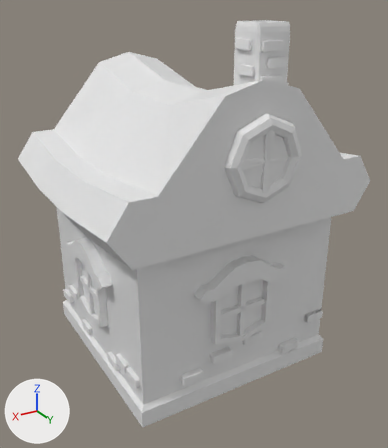
One commit to the Blender file HereWeSettleDown/Assets/Models/Houses/HouseTier2.blend: the scene before it, then after it.
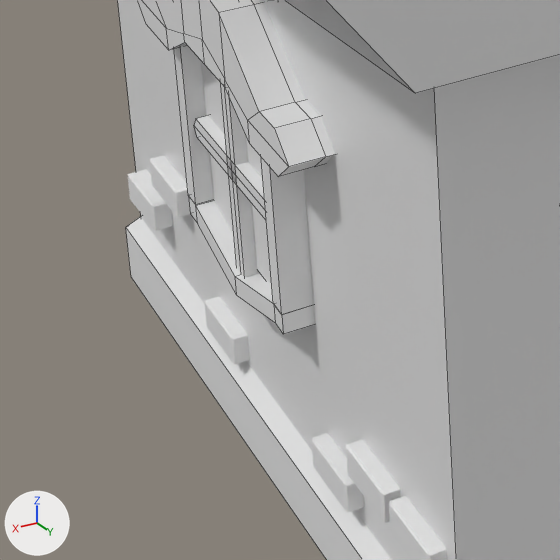
The first picture shows the older version from a camera (50 mm lens) standing at (15.1, 26.2, 20.5) and looking at (-0.1, 0.9, 7.8). The close-ups show both versions on the part from 8% to 43% of the width and 55% to 85% of the height of that picture; other places that the commit changed are outside them. The lights are fixed; the arrows at lower left show +X, +Y and +Z. The close-ups show mesh edges as thin lines.

The older version as bpy lines, for what is in view:
```python
me_cube_001 = bpy.data.meshes.new('Cube.001')
me_cube_001.from_pydata(...)  # 12 vertices, 10 faces; spans x -1.0..1.0, y -1.0..1.0, z -1.0..7.66
me_cube_006 = bpy.data.meshes.new('Cube.006')
me_cube_006.from_pydata(...)  # 954 vertices, 982 faces; spans x -26.9..26.7, y 26.8..50.2, z 1.1..85.6
me_cube_008 = bpy.data.meshes.new('Cube.008')
me_cube_008.from_pydata(...)  # 118 vertices, 102 faces; spans x -1.5..1.03, y -1.87..1.9, z -4.04..7.38
ob_bricks = bpy.data.objects.new('Bricks', me_cube_006)
ob_bricks.location = (0.0, -24.0, 0.62)
ob_bricks.scale = (0.239, 0.606, 0.212)
ob_foundation = bpy.data.objects.new('Foundation', me_cube_001)
ob_foundation.location = (0.0, 0.0, 0.71)
ob_foundation.scale = (6.27, 6.29, 1.0)
ob_window = bpy.data.objects.new('Window', me_cube_008)
ob_window.location = (6.03, 0.0, 4.94)
ob_window.rotation_euler = (0.0, 1.571, 0.0)  # degrees (0, 90, 0)
ob_window.scale = (1.95, 1.55, -0.161)
# also in view: 'Main' at (0.0, 0.0, 6.4); 'Roof' at (0.1, 0.0, 12.9); 'Lightwindow' at (5.2, -0.1, 5.2)
```
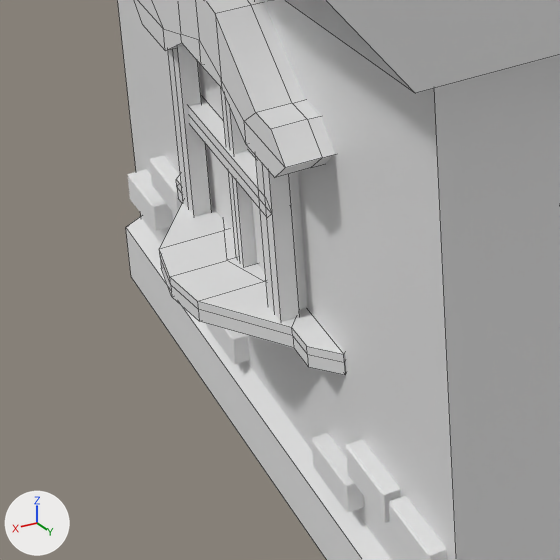
What differs and where, as boxes [x1, y1, x2, y2] in the close-ups (560 x 560 px; the box of a moved part takes in the faces that stretch with it):
'Window', reshaped, moved: before [138, 0, 335, 334]; after [134, 0, 346, 375]
part 1 of me_cube_008, added: after [159, 174, 346, 375]
part 2 of me_cube_008, moved or reshaped: before [174, 45, 315, 334]; after [168, 46, 300, 322]

What the commit changed:
me_cube_008 is used by ob_window; location (6.03, 0.0, 4.94); rotation (0.0, 1.571, 0.0), in degrees (0, 90, 0); scale (1.95, 1.55, -0.161).
me_cube_008 had 118 vertices, 102 faces and spanned x -1.5..1.03, y -1.87..1.9, z -4.04..7.38.
me_cube_008 now has 192 vertices, 152 faces and spans x -1.5..0.91, y -1.95..1.9, z -8.29..7.31.
me_cube_008 part 1: the loose piece of 58 vertices spanning x -1.5..-0.64, y -1.87..1.9, z -4.04..1.0 is copied, and the copy is multiplied about its middle by the matrix ((0.0, 0.0, -0.033), (0.0, 1.0, 0.0), (12.113, 0.0, 0.0)), then moved by (1.9, -0.09, -1.55); it spans x 0.75..0.91, y -1.95..1.82, z -8.29..2.14.
me_cube_008 part 2: 7 vertices moved from x -0.08..0.9, y -0.99..0.98, z -2.46 to x -0.88..0.84, y -0.1..0.94, z -0.92..-0.55; 39 vertices removed from x -0.08..1.03, y -1.18..1.15, z -3.01..7.38; 55 vertices added at x -0.91..0.88, y -1.26..1.1, z -3.06..1.9.
Object 'Window' (ob_window) moves from (6.03, 0.0, 4.94) to (6.07, 0.0, 4.94).
